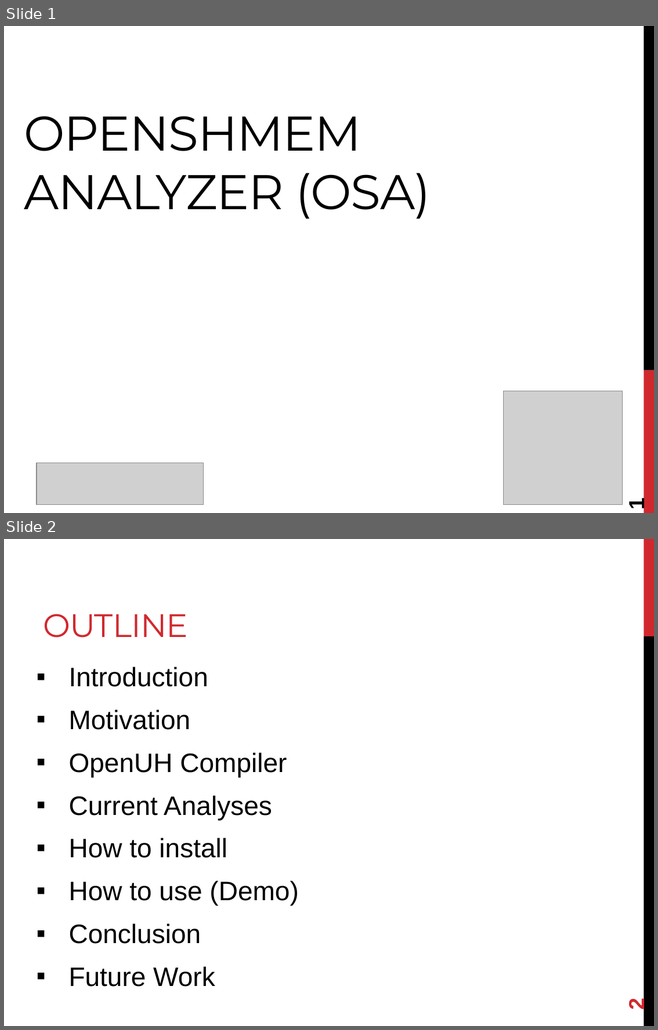
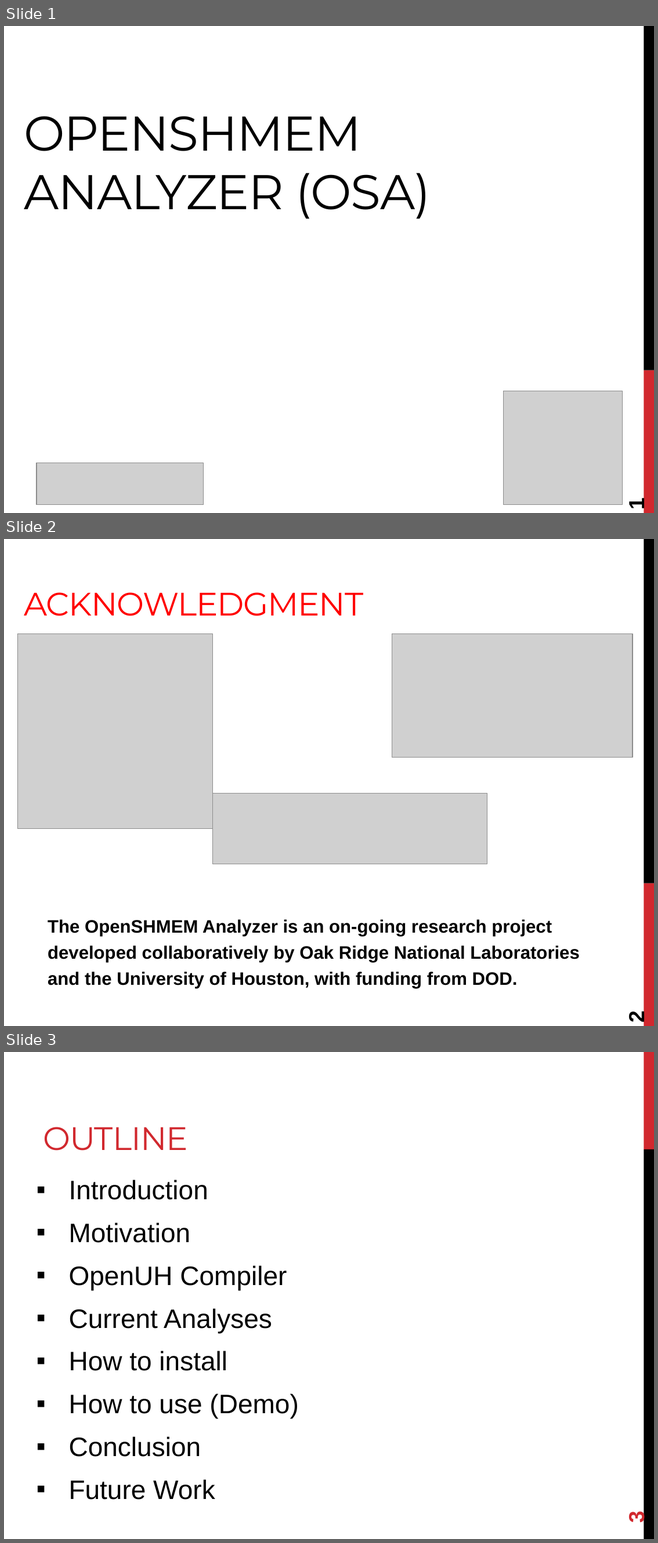
Before and after one commit to openshmem-org/sc14-tutorial, a slide deck: PGAS-Analyzer.pptx. Shown one above the other, each under a label of ours: slides 1 and 2 before the commit, slides 1, 2 and 3 after it. The pictures are 658x1030 and 658x1543 pixels, drawn with LibreOffice and Linux fonts; fonts in the diff are those of the drawing; grey boxes stand for pictures. Boxes give left, top, right and bottom in pixels: in the first picture for what was removed or moved away, otherwise in the second. Text is boxed around its words. In the diff, an @@ line names an element or a change of style, - is before the commit and + after.

```diff
--- a/PGAS-Analyzer.pptx
+++ b/PGAS-Analyzer.pptx
@@ slide 2 added at bbox=[4, 539, 654, 1026], background #FFFFFF; not listed: 2 template elements that a slide beside it also shows @@
@@ title added at bbox=[24, 592, 364, 616], 36 pt, text #FF0000 @@
+ACKNOWLEDGMENT
@@ picture added at bbox=[18, 634, 213, 829] @@
@@ picture added at bbox=[392, 634, 632, 757] @@
@@ picture added at bbox=[213, 793, 487, 864] @@
@@ text added at bbox=[48, 919, 579, 988], 20 pt, text #000000, bold @@
+The OpenSHMEM Analyzer is an on-going research project developed collaboratively by Oak Ridge National Laboratories and the University of Houston, with funding from DOD.
@@ page number added at bbox=[624, 1012, 648, 1023], 24 pt, text #000000, bold @@
+2
@@ what was slide 2 is now slide 3 @@
@@ page number at bbox=[624, 1513, 648, 1524]: text changed @@
-2
+3
```
Also in this commit, not shown: 3 slides changed, 1 other slide added, 1 slide removed.
